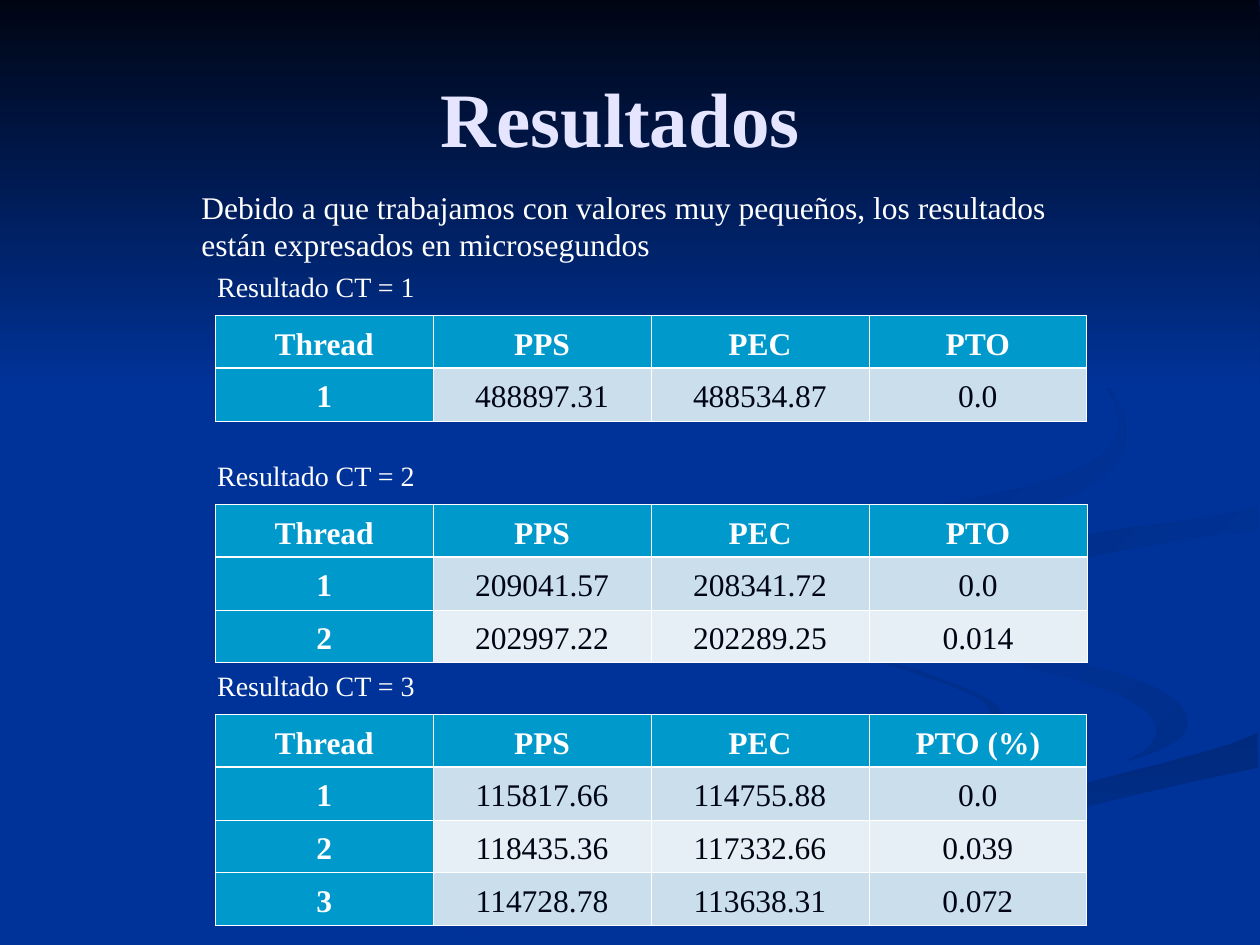
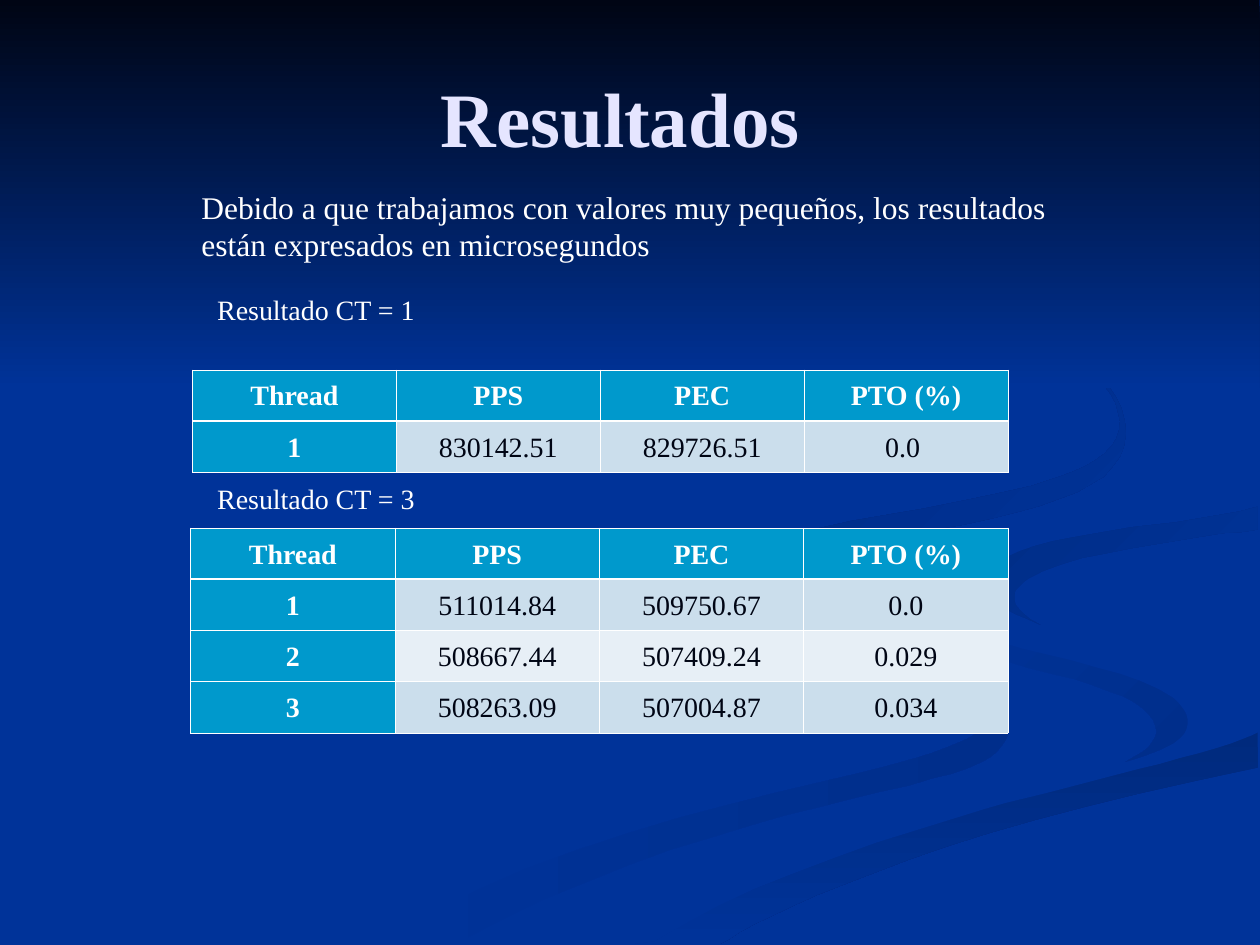
Before and after one commit to tomasdepi/simulacion-AnalizadorPaquetes, a slide deck: slide 9 of Presentacion.ppt. Drawn at 1260x945 pixels with LibreOffice and Linux fonts; fonts in the diff are those of the drawing. Boxes give left, top, right and bottom in pixels: in the first picture for what was removed or moved away, otherwise in the second. Text is boxed around its words. In the diff, an @@ line names an element or a change of style, - is before the commit and + after.

```diff
--- a/Presentacion.ppt
+++ b/Presentacion.ppt
@@ freeform shape at (0,0,1260,388): outline redrawn @@
@@ text "Resultado CT = 1": place and size @@
-text "Resultado CT = 1" at (217,277,415,298)
+text "Resultado CT = 1" at (217,300,415,321)
@@ table at (193,370,1009,462) @@
-row 1, column 4: PTO
+row 1, column 4: PTO (%)
-row 2, column 2: 488897.31
+row 2, column 2: 830142.51
-row 2, column 3: 488534.87
+row 2, column 3: 829726.51
@@ size 18 to 16 pt in "Thread", "PPS", "PEC", "1" and 1 more places @@
@@ table: place and size @@
-table at (215,315,1087,420)
+table at (193,370,1009,462)
@@ text "Resultado CT = 3": place and size @@
-text "Resultado CT = 3" at (217,676,415,697)
+text "Resultado CT = 3" at (217,489,415,510)
@@ text removed at (217,466,415,487) @@
-Resultado CT = 2
@@ freeform shape at (601,488,1259,944): outline redrawn @@
@@ table at (190,528,1007,722) @@
-row 1: Thread | PPS | PEC | PTO
-row 2: 1 | 209041.57 | 208341.72 | 0.0
-row 3: 2 | 202997.22 | 202289.25 | 0.014
+row 1: Thread | PPS | PEC | PTO (%)
+row 2: 1 | 511014.84 | 509750.67 | 0.0
+row 3: 2 | 508667.44 | 507409.24 | 0.029
+row 4: 3 | 508263.09 | 507004.87 | 0.034
@@ table: place and size @@
-table at (215,504,1087,654)
+table at (190,528,1007,722)
@@ table removed at (215,714,1087,917), 4 rows, 4 columns @@
-Thread | PPS | PEC | PTO (%)
-1 | 115817.66 | 114755.88 | 0.0
-2 | 118435.36 | 117332.66 | 0.039
-3 | 114728.78 | 113638.31 | 0.072
```
Also in this commit, not shown: 10 other slides changed, 3 slides added, 2 slides removed.
